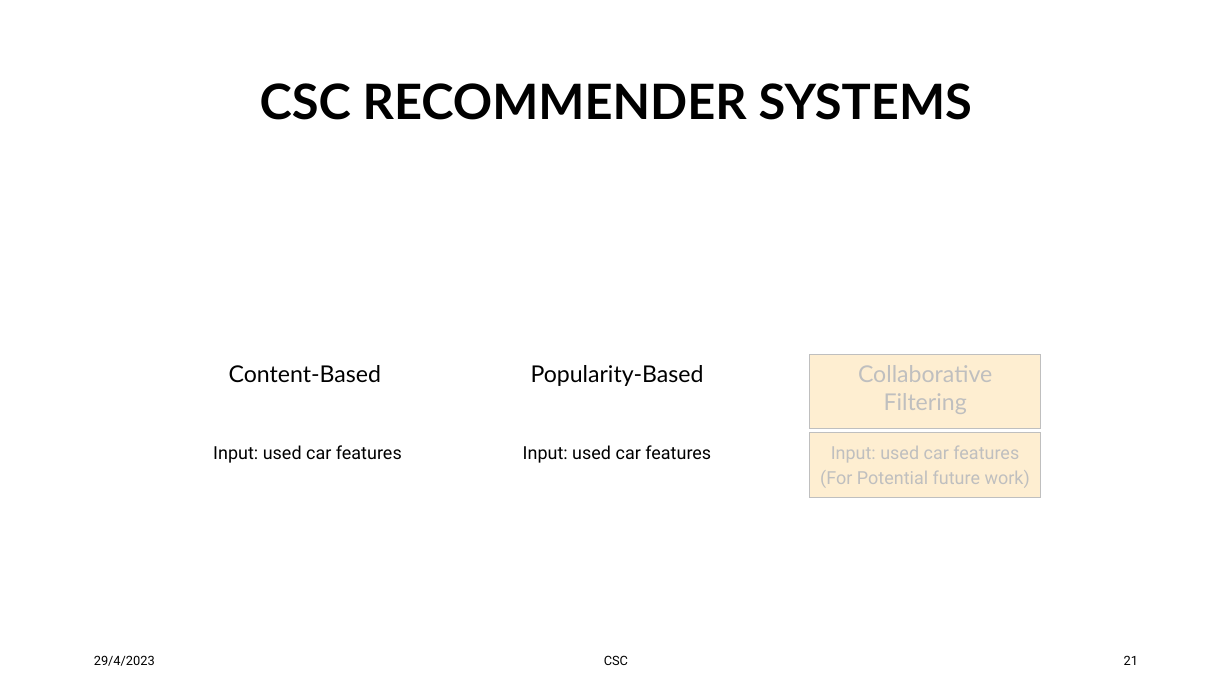
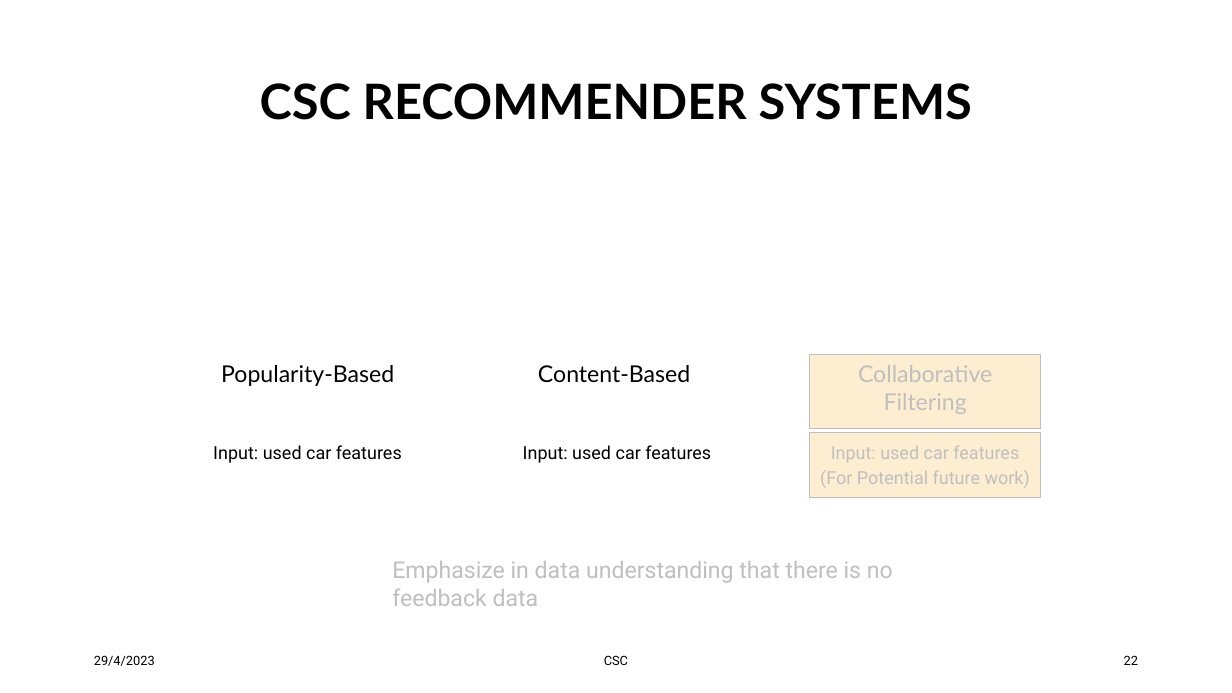
Before and after one commit to lkimhui/CarSmartConsultancy, a slide deck: slide 22 of BIG_DATA_PROCESSING_PresentationDeck.pptx (slide 21 before the commit). Drawn at 1232x693 pixels with LibreOffice and Linux fonts; fonts in the diff are those of the drawing. Boxes give left, top, right and bottom in pixels: in the first picture for what was removed or moved away, otherwise in the second. Text is boxed around its words. In the diff, an @@ line names an element or a change of style, - is before the commit and + after.

```diff
--- a/BIG_DATA_PROCESSING_PresentationDeck.pptx
+++ b/BIG_DATA_PROCESSING_PresentationDeck.pptx
@@ text at [221,365,394,386]: text changed @@
-Content-Based
+Popularity-Based
@@ text at [538,365,690,383]: text changed @@
-Popularity-Based
+Content-Based
@@ text added at [392,561,893,606], 18 pt, text #BFBFBF @@
+Emphasize in data understanding that there is no feedback data
@@ page number at [1124,655,1138,665]: text changed @@
-21
+22
```
Also in this commit, not shown: 10 other slides changed, 3 slides added.
